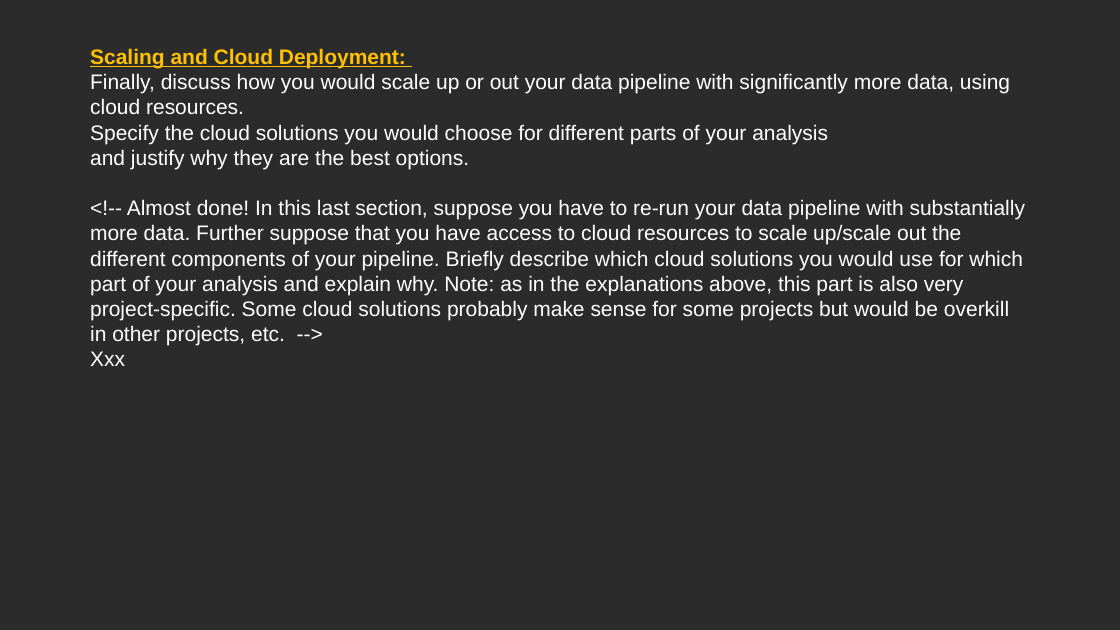
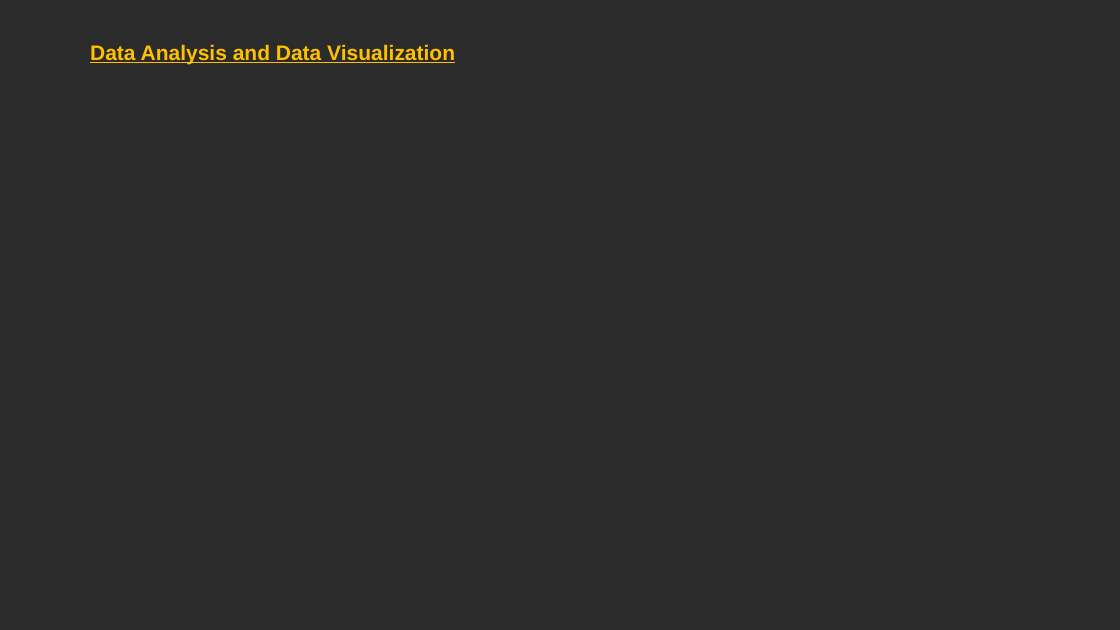
Before and after one commit to MarcoH97/Big-Data-project, a slide deck: slide 16 of 2023_05_24 - BDA - Big Data Big Dreams v0.pptx (slide 19 before the commit). Drawn at 1120x630 pixels with LibreOffice and Linux fonts; fonts in the diff are those of the drawing; background and template pictures are left out; a plain dark background stands for a picture behind light text. Boxes give left, top, right and bottom in pixels: in the first picture for what was removed or moved away, otherwise in the second. Text is boxed around its words. In the diff, an @@ line names an element or a change of style, - is before the commit and + after.

```diff
--- a/2023_05_24 - BDA - Big Data Big Dreams v0.pptx
+++ b/2023_05_24 - BDA - Big Data Big Dreams v0.pptx
@@ text at <box>90,44,455,64</box>: text changed; text colour #FFFFFF to #FFC000; bold on @@
-Scaling and Cloud Deployment:
-Finally, discuss how you would scale up or out your data pipeline with significantly more data, using cloud resources.
-Specify the cloud solutions you would choose for different parts of your analysis
-and justify why they are the best options.
-<!-- Almost done! In this last section, suppose you have to re-run your data pipeline with substantially more data. Further suppose that you have access to cloud resources to scale up/scale out the different components of your pipeline. Briefly describe which cloud solutions you would use for which part of your analysis and explain why. Note: as in the explanations above, this part is also very project-specific. Some cloud solutions probably make sense for some projects but would be overkill in other projects, etc. -->
-Xxx
+Data Analysis and Data Visualization
```
Also in this commit, not shown: 1 other slide changed, 11 slides added, 6 slides removed, 1 other file.
